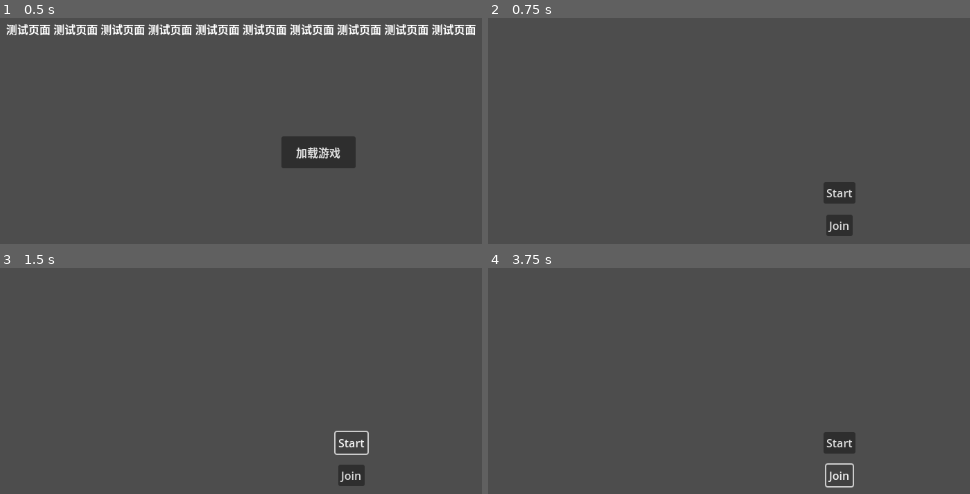
Above: before the commit, frames 1-4 (two rows, left to right).
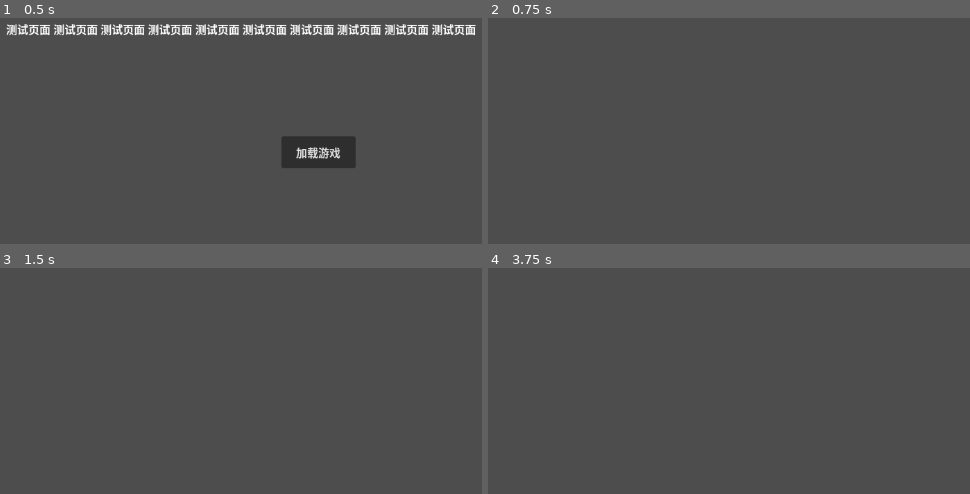
Above: after the commit, the same moments.

Repository: pupil1337/ppgame
Game: Godot game, scene res://scene/level/test_entry.tscn
The game is run twice, just before and just after one commit, with the same random seed, the same clock (stepped at 60 frames per second) and the same inputs.
Inputs (mouse positions are in pixels of both pictures, inside the frame that each line leads up to):
- Up to frame 1 (0.5 s): no input
- Up to frame 2 (0.75 s): click "加载游戏" at 0.5 s
- Up to frame 3 (1.5 s): click (351, 442) at 1.25 s, where only the run before the commit has a clickable "Start"
- Up to frame 4 (3.75 s): click (839, 442) at 2 s, where only the run before the commit has a clickable "Start"; click (839, 442) at 2.75 s, where only the run before the commit has a clickable "Start"; click (839, 475) at 3.5 s, where only the run before the commit has a clickable "Join"

Frame 1 is identical in both runs. In frame 2, 1.0% of the frame differs, in the area x 69-77%, y 72-97%; in frame 3, 0.7%; in frame 4, 0.8%.

Commit message:
todo #include <modules/enet/enet_multiplayer_peer.h>失败，需从长计议。

Diff:
--- a/ppgame/project/scene/level/entry.tscn
+++ b/ppgame/project/scene/level/entry.tscn
@@ -1,7 +1,6 @@
 [gd_scene load_steps=2 format=3 uid="uid://chs6mqvnvptrv"]
 
-[ext_resource type="PackedScene" uid="uid://dbinf5tsesp7l" path="res://scene/gui/menu/menu_main.tscn" id="1_pxlum"]
+[ext_resource type="PackedScene" uid="uid://dbinf5tsesp7l" path="res://scene/gui/menu/menu_main.tscn" id="1_sc28r"]
 
 [node name="Entry" type="Entry"]
-
-[node name="MenuMain" parent="." instance=ExtResource("1_pxlum")]
+scene_menu_main = ExtResource("1_sc28r")
Not shown, changed: Build Editor & Generate VSproj.bat
Not shown, changed: ppgame/src/SCsub
Not shown, changed: ppgame/src/scene/entry.cpp
Not shown, changed: ppgame/src/scene/entry.h
Not shown, changed: ppgame/src/scene/gui/menu/menu_main.cpp
Not shown, changed: ppgame/src/system/multiplayerSystem.cpp
Not shown, changed: ppgame/src/system/multiplayerSystem.h
